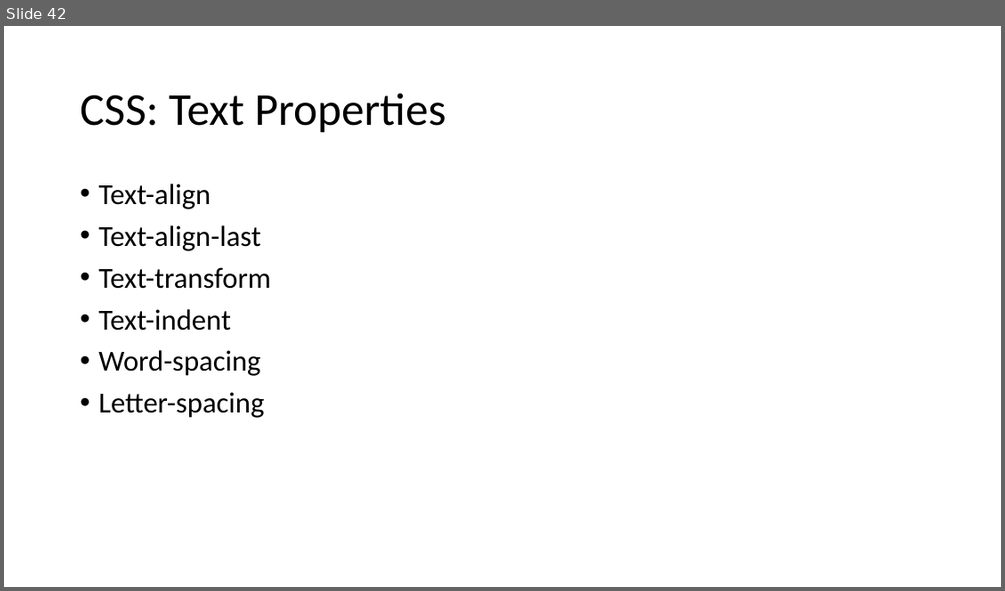
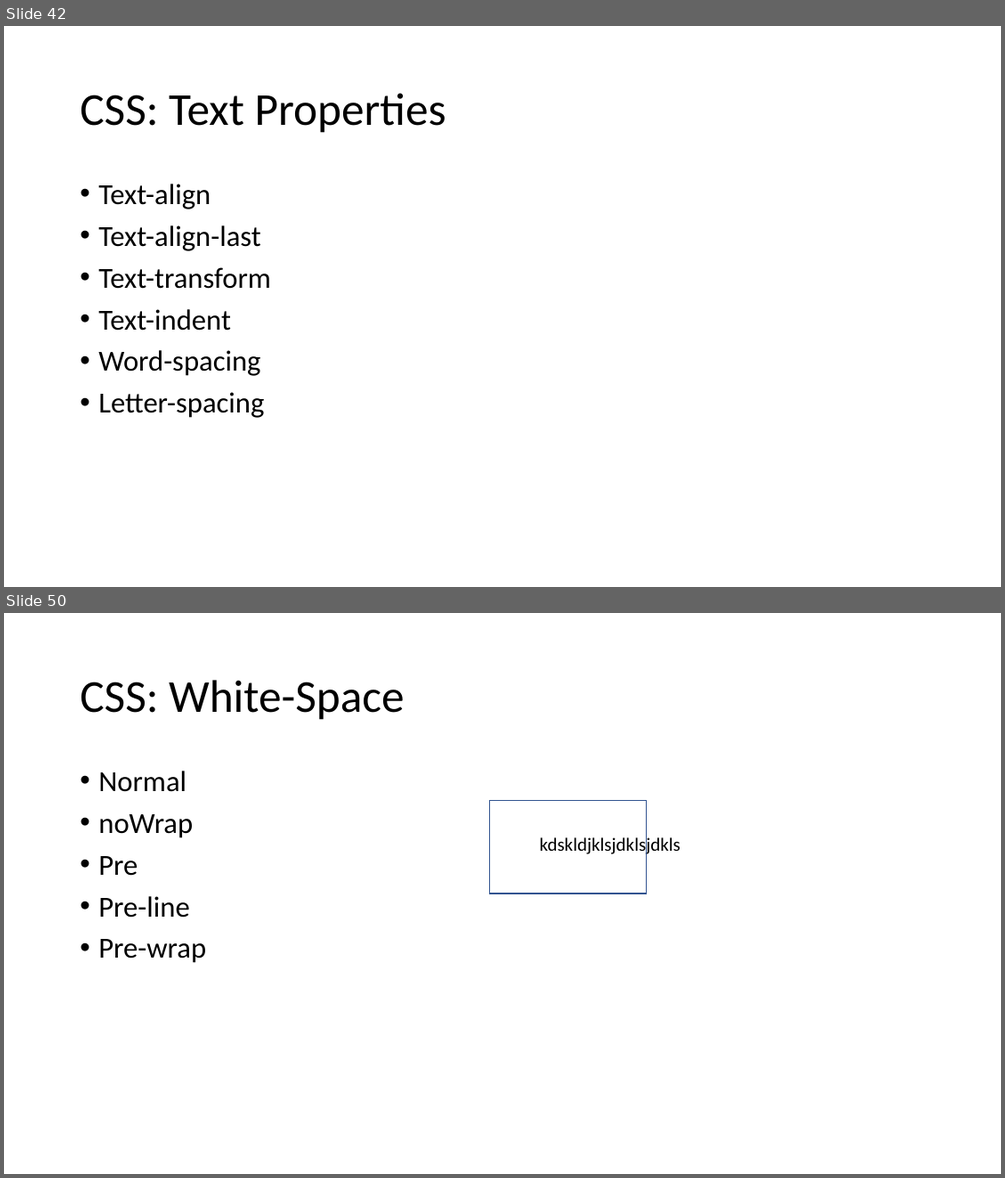
Before and after one commit to PiyushChaturvedii/Batch04, a slide deck: CSS.pptx. Shown one above the other, each under a label of ours: slide 42 before the commit, slides 42 and 50 after it; the slides between them are not shown. The pictures are 1005x591 and 1005x1178 pixels, drawn with LibreOffice and Linux fonts; fonts in the diff are those of the drawing. Boxes give left, top, right and bottom in pixels: in the first picture for what was removed or moved away, otherwise in the second. Text is boxed around its words. In the diff, an @@ line names an element or a change of style, - is before the commit and + after.

Commit message:
word-wrap

```diff
--- a/CSS.pptx
+++ b/CSS.pptx
@@ slide 50 added at (4,613,1001,1174), background #FFFFFF @@
@@ title added at (80,680,404,720), 44 pt, text #000000 @@
+CSS: White-Space
@@ text added at (98,771,206,963), 28 pt, text #000000 @@
+• Normal
+• noWrap
+• Pre
+• Pre-line
+• Pre-wrap
@@ rectangle added at (489,801,647,893), outline #325491 1 pt @@
@@ text added at (540,835,680,857), 18 pt, text #000000 @@
+kdskldjklsjdklsjdkls
```
Also in this commit, not shown: 9 other slides added, 4 other files.
